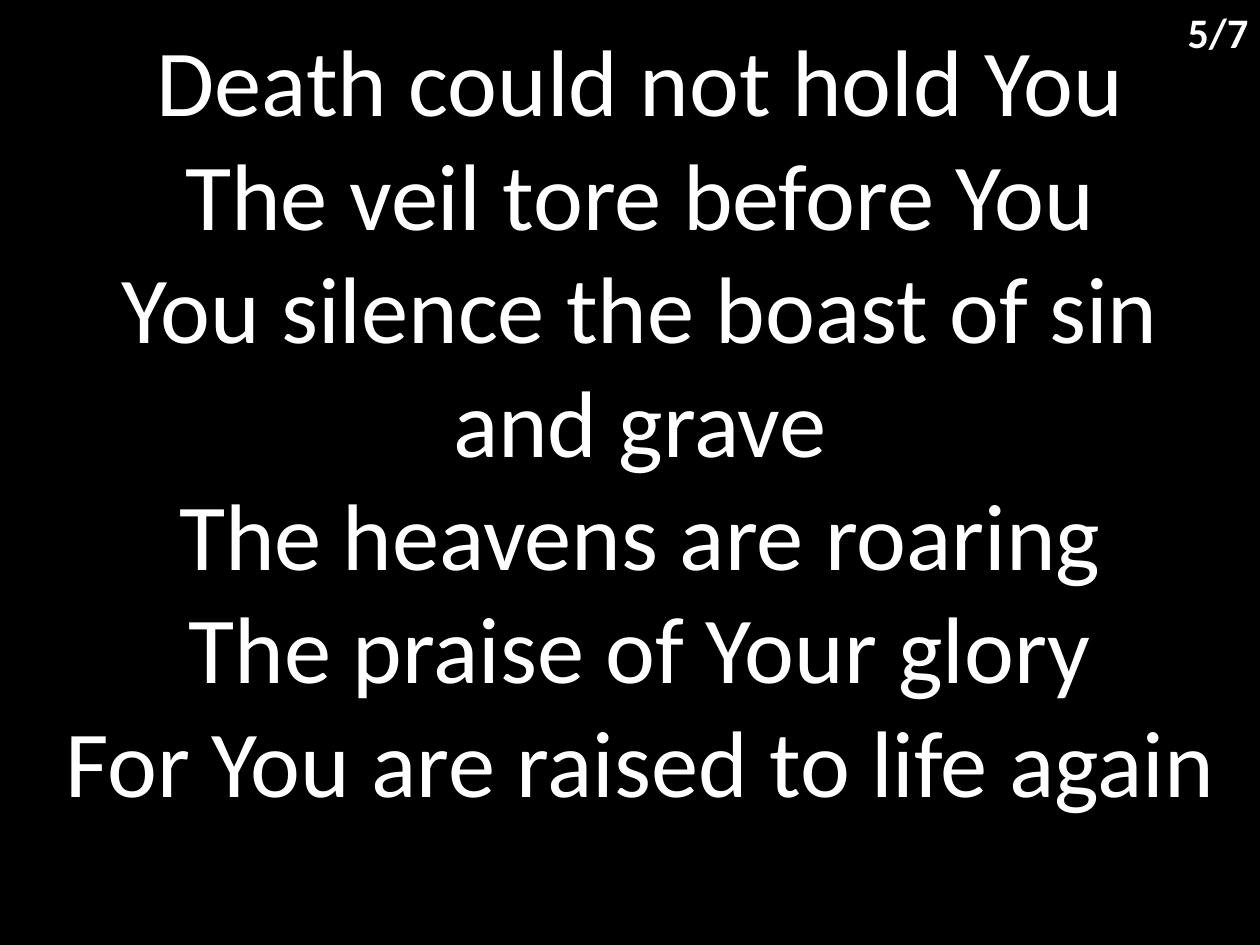
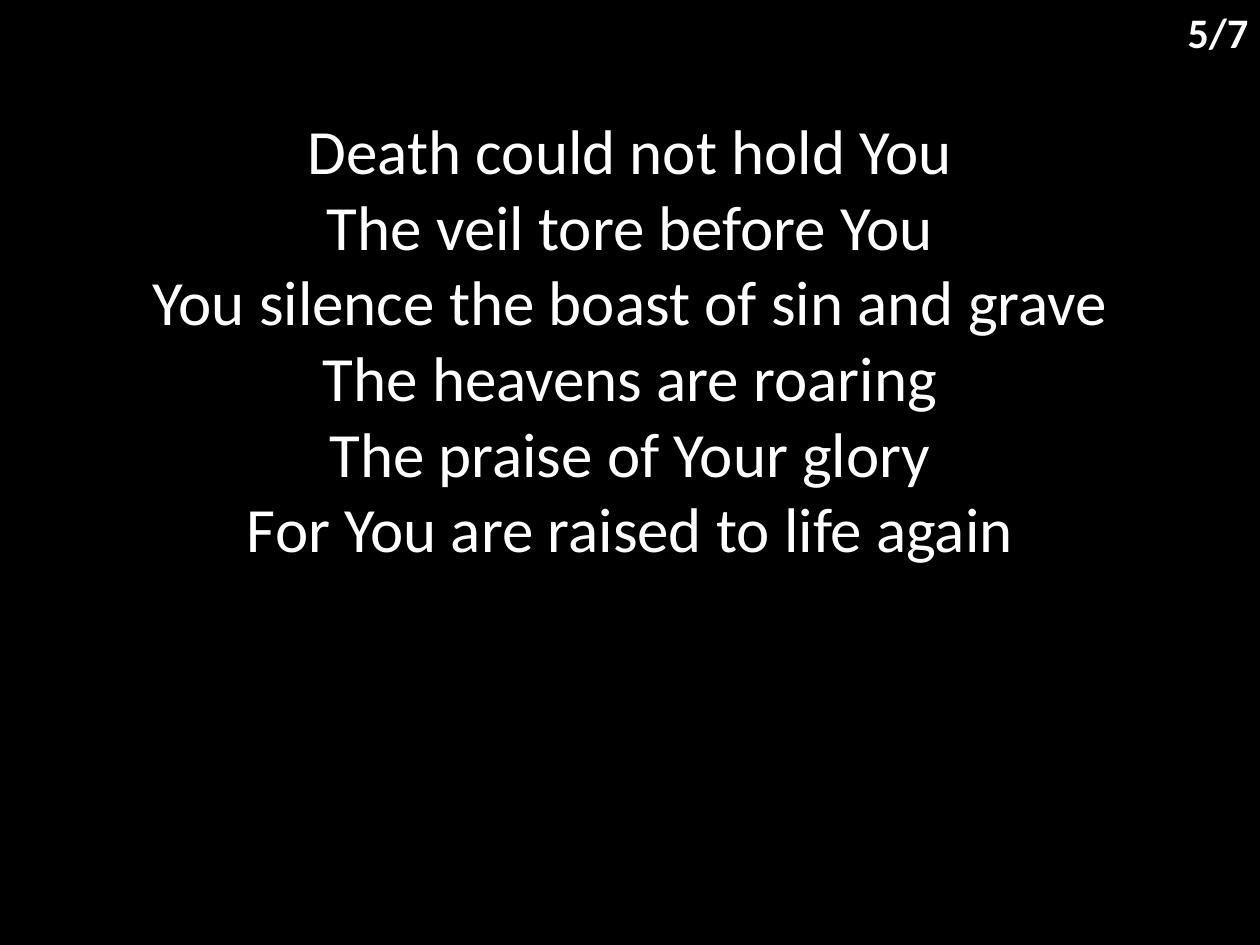
Before and after one commit to hoo-are-ya/worship, a slide deck: slide 6 of docs/songs/what a beautiful name.pptx. Drawn at 1260x945 pixels with LibreOffice and Linux fonts; fonts in the diff are those of the drawing. Boxes give left, top, right and bottom in pixels: in the first picture for what was removed or moved away, otherwise in the second. Text is boxed around its words. In the diff, an @@ line names an element or a change of style, - is before the commit and + after.

```diff
--- a/docs/songs/what a beautiful name.pptx
+++ b/docs/songs/what a beautiful name.pptx
@@ subtitle "Death could not hold You ...": place and size @@
-subtitle "Death could not hold You ..." at [65, 50, 1213, 814]
+subtitle "Death could not hold You ..." at [153, 130, 1107, 563]
@@ subtitle "Death could not hold You ..." at [153, 130, 1107, 563]: size 54 to 36 pt; less space between paragraphs @@
```
Also in this commit, not shown: 6 other slides changed, 4 other files.
